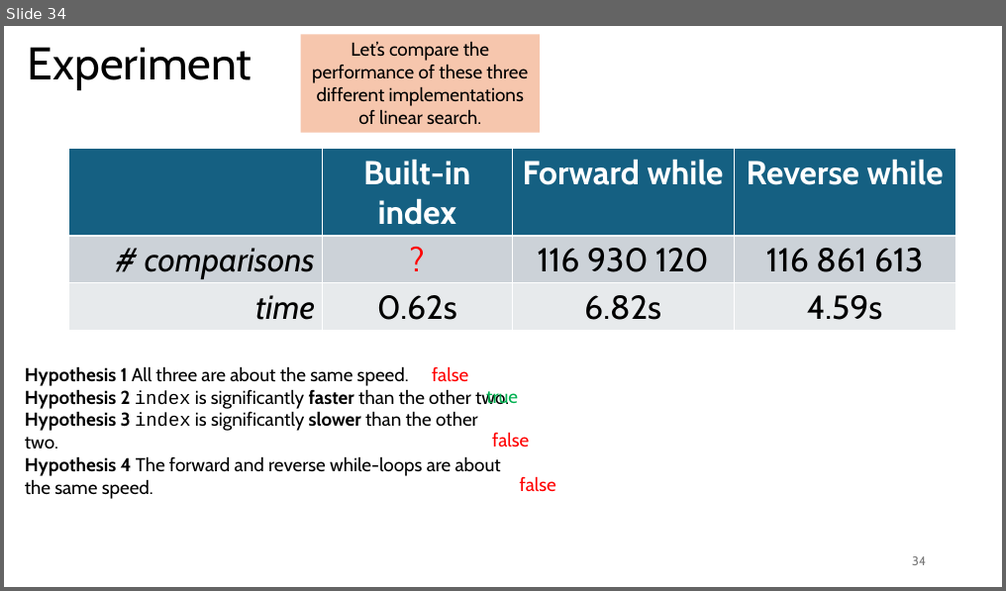
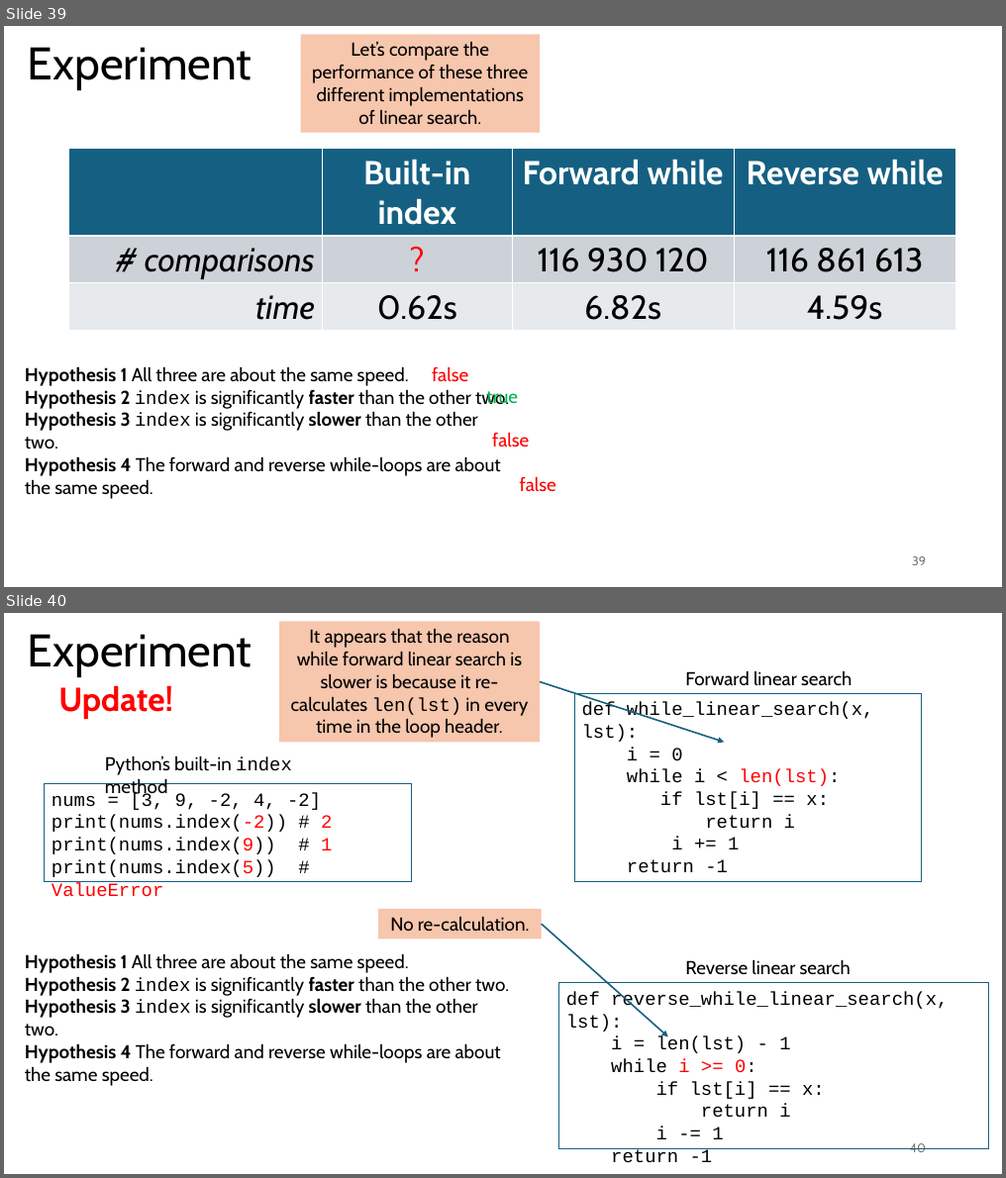
Before and after one commit to tjd1234/cmpt120fall2024, a slide deck: lecture_notes/chapter_algorithms/alg1_linear_search/chapter_linear_search.pptx. Shown one above the other, each under a label of ours: slide 34 before the commit, slides 39 and 40 after it. The pictures are 1006x591 and 1006x1178 pixels, drawn with LibreOffice and Linux fonts; fonts in the diff are those of the drawing. Boxes give left, top, right and bottom in pixels: in the first picture for what was removed or moved away, otherwise in the second. Text is boxed around its words. In the diff, an @@ line names an element or a change of style, - is before the commit and + after.

```diff
--- a/lecture_notes/chapter_algorithms/alg1_linear_search/chapter_linear_search.pptx
+++ b/lecture_notes/chapter_algorithms/alg1_linear_search/chapter_linear_search.pptx
@@ slide 40 added at box(4, 613, 1002, 1174), background #FFFFFF @@
@@ title added at box(28, 634, 252, 677), 44 pt, text #000000 @@
+Experiment
@@ rectangle added at box(279, 621, 540, 743), fill #F6C6AD, 18 pt, text #000000 @@
+It appears that the reason while forward linear search is slower is because it re-calculates len(lst) in every time in the loop header.
@@ text added at box(685, 670, 851, 686), 18 pt, text #000000 @@
+Forward linear search
@@ text added at box(58, 685, 173, 719), 32 pt, text #FF0000, bold @@
+Update!
@@ arrow added from (540, 682) to (724, 742), #156082 1.5 pt @@
@@ rectangle added at box(574, 693, 921, 881), outline #156082 0.75 pt, 18 pt, text #000000 @@
+def while_linear_search(x, lst):
+i = 0
+while i < len(lst):
+if lst[i] == x:
+return i
+i += 1
+return -1
@@ text added at box(105, 756, 292, 798), 18 pt, text #000000 @@
+Python’s built-in index method
@@ rectangle added at box(45, 783, 412, 881), outline #156082 0.75 pt, 18 pt, text #000000 @@
+nums = [3, 9, -2, 4, -2]
+print(nums.index(-2)) # 2
+print(nums.index(9)) # 1
+print(nums.index(5)) # ValueError
@@ rectangle added at box(378, 909, 542, 939), fill #F6C6AD, 18 pt, text #000000 @@
+No re-calculation.
@@ arrow added from (542, 925) to (668, 1038), #156082 1.5 pt @@
@@ text added at box(25, 954, 509, 1086), 18 pt, text #000000 @@
+Hypothesis 1 All three are about the same speed.
+Hypothesis 2 index is significantly faster than the other two.
+Hypothesis 3 index is significantly slower than the other two.
+Hypothesis 4 The forward and reverse while-loops are about the same speed.
@@ text added at box(685, 959, 850, 974), 18 pt, text #000000 @@
+Reverse linear search
@@ rectangle added at box(558, 983, 988, 1149), outline #156082 0.75 pt, 18 pt, text #000000 @@
+def reverse_while_linear_search(x, lst):
+i = len(lst) - 1
+while i >= 0:
+if lst[i] == x:
+return i
+i -= 1
+return -1
@@ page number added at box(910, 1144, 926, 1153), 12 pt, text #797979 @@
+40
@@ what was slide 34 is now slide 39 @@
@@ page number at box(912, 557, 926, 566): text changed @@
-34
+39
```
Also in this commit, not shown: 26 slides changed, 7 other slides added, 1 other file.
